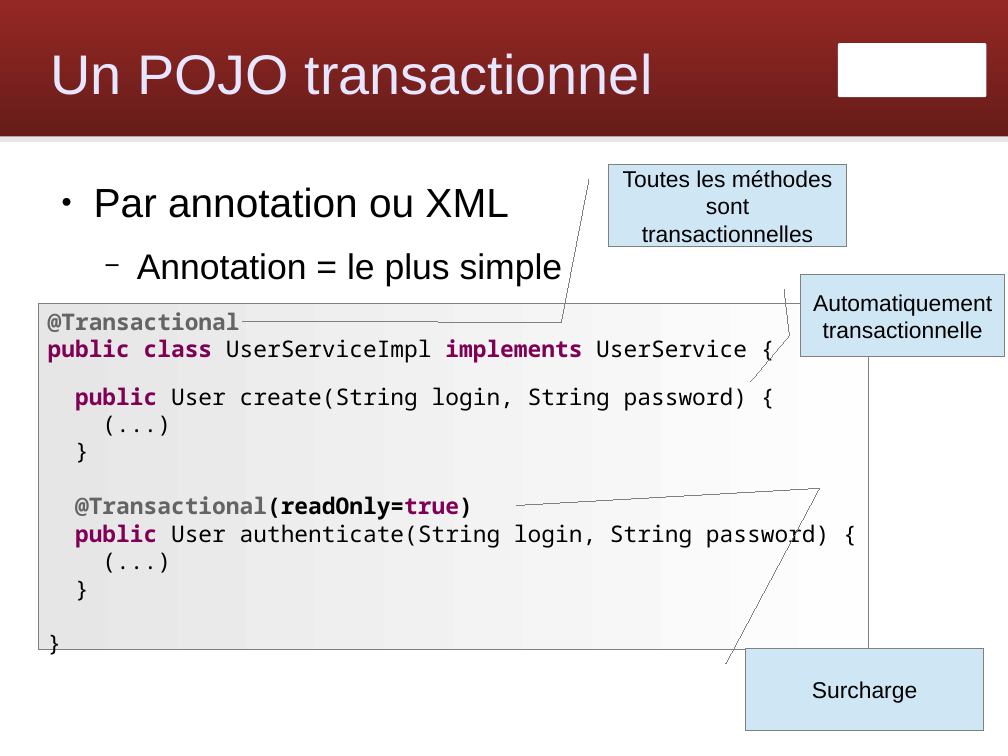
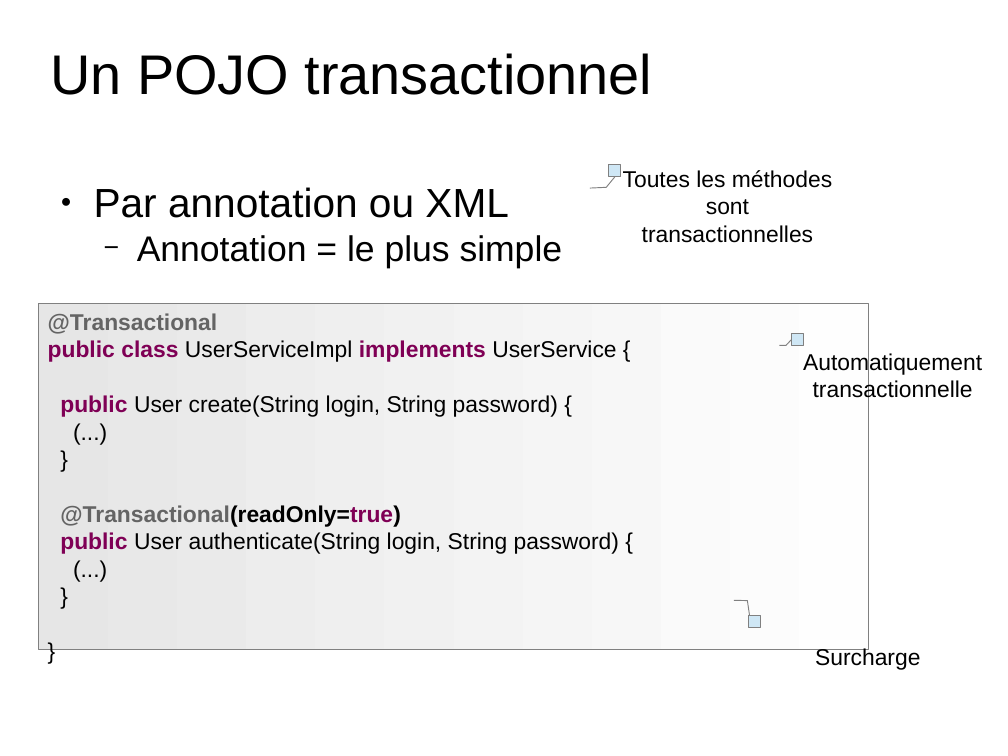
Before and after one commit to Zenika/workshop-spring-core, a slide deck: slide 56 of spring-workshop.odp. Drawn at 1008x756 pixels with LibreOffice and Linux fonts; fonts in the diff are those of the drawing; background and template pictures are left out. Boxes give left, top, right and bottom in pixels: in the first picture for what was removed or moved away, otherwise in the second. Text is boxed around its words. In the diff, an @@ line names an element or a change of style, - is before the commit and + after.

Commit message:
Update theme

```diff
--- a/spring-workshop.odp
+++ b/spring-workshop.odp
@@ rounded rectangle removed at (0,0,1008,137) @@
@@ text "Un POJO transactionnel" at (50,53,653,95): text colour #E6E6FF to #000000 @@
@@ freeform shape removed at (838,43,986,97) @@
@@ line removed from (0, 139) to (1008, 139) @@
@@ text "Par annotation ou XML" at (94,187,563,268): indent changed; less space between paragraphs @@
@@ border callout removed at (609,165,847,247) @@
-Toutes les méthodes sont transactionnelles
@@ freeform shape added at (609,165,847,247), fill #CFE7F5, outline #808080 0.74 pt, 18 pt, text #000000 @@
+Toutes les méthodes sont transactionnelles
@@ border callout removed at (801,274,1004,357) @@
-Automatiquement transactionnelle
@@ rectangle "@Transactional" at (38,303,869,649): font Noto Sans Mono to Arial; outline #808080 0 pt to #808080 0.74 pt @@
@@ freeform shape added at (791,334,994,416), fill #CFE7F5, outline #808080 0.74 pt, 18 pt, text #000000 @@
+Automatiquement transactionnelle
@@ freeform shape added at (749,616,987,698), fill #CFE7F5, outline #808080 0.74 pt, 18 pt, text #000000 @@
+Surcharge
@@ border callout removed at (746,649,984,731) @@
-Surcharge
```
Also in this commit, not shown: 106 other slides changed.
